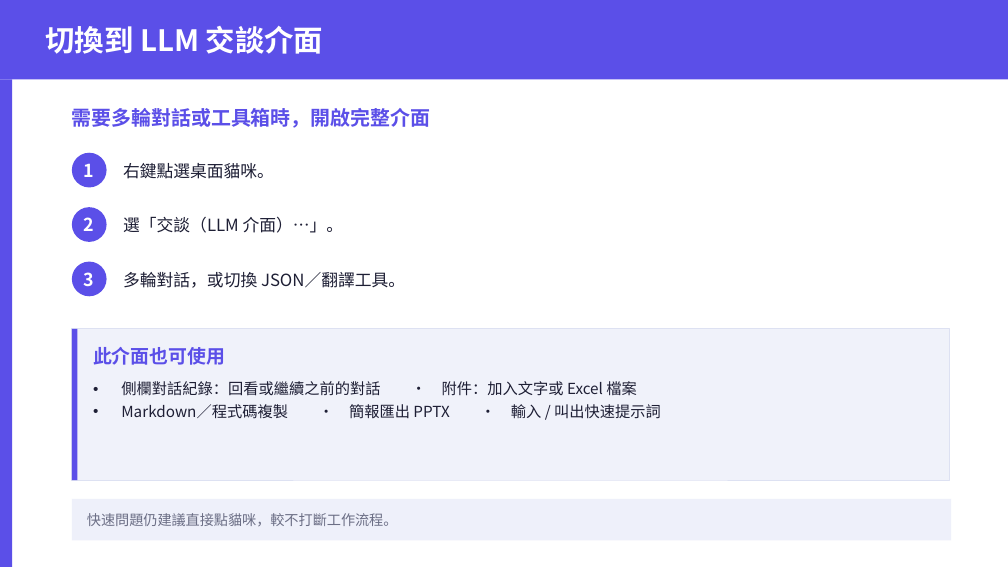
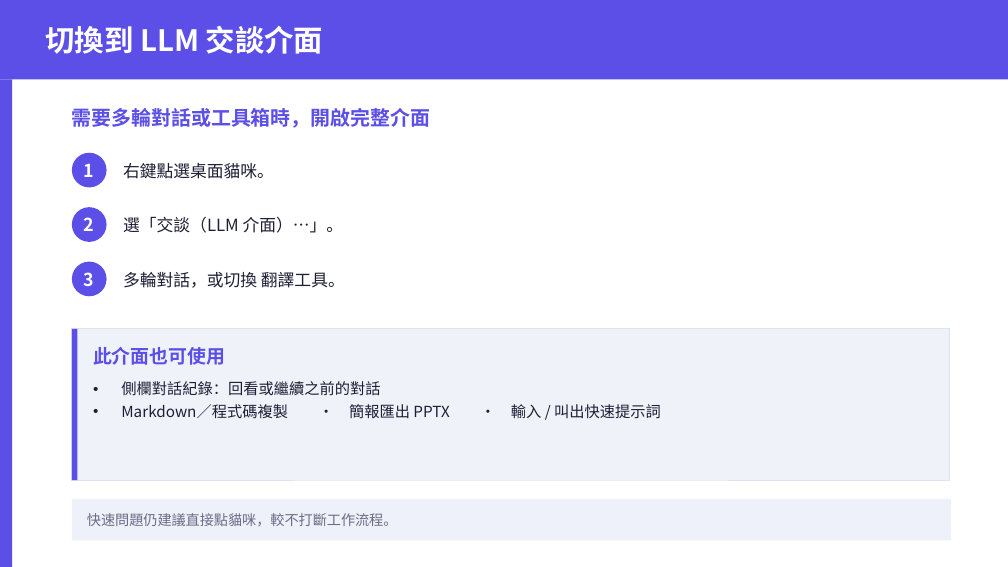
Before and after one commit to tototal999/cat_calude, a slide deck: slide 8 of 使用者SOP_投影版.pptx. Drawn at 1008x567 pixels with LibreOffice and Linux fonts; fonts in the diff are those of the drawing. Boxes give left, top, right and bottom in pixels: in the first picture for what was removed or moved away, otherwise in the second. Text is boxed around its words. In the diff, an @@ line names an element or a change of style, - is before the commit and + after.

```diff
--- a/使用者SOP_投影版.pptx
+++ b/使用者SOP_投影版.pptx
@@ text at bbox=[123, 272, 345, 288]: text changed @@
-多輪對話，或切換 JSON／翻譯工具。
+多輪對話，或切換 翻譯工具。
@@ text at bbox=[121, 381, 380, 396]: text changed @@
-• 側欄對話紀錄：回看或繼續之前的對話 ・ 附件：加入文字或 Excel 檔案
+• 側欄對話紀錄：回看或繼續之前的對話
```
Also in this commit, not shown: 8 other slides changed, 1 slide added, 2 slides removed, 17 other files.
